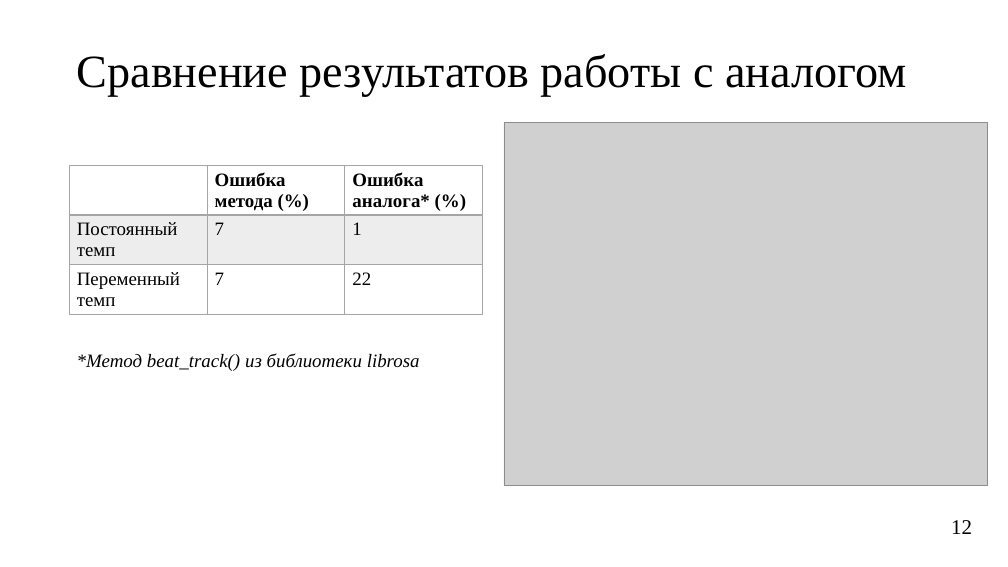
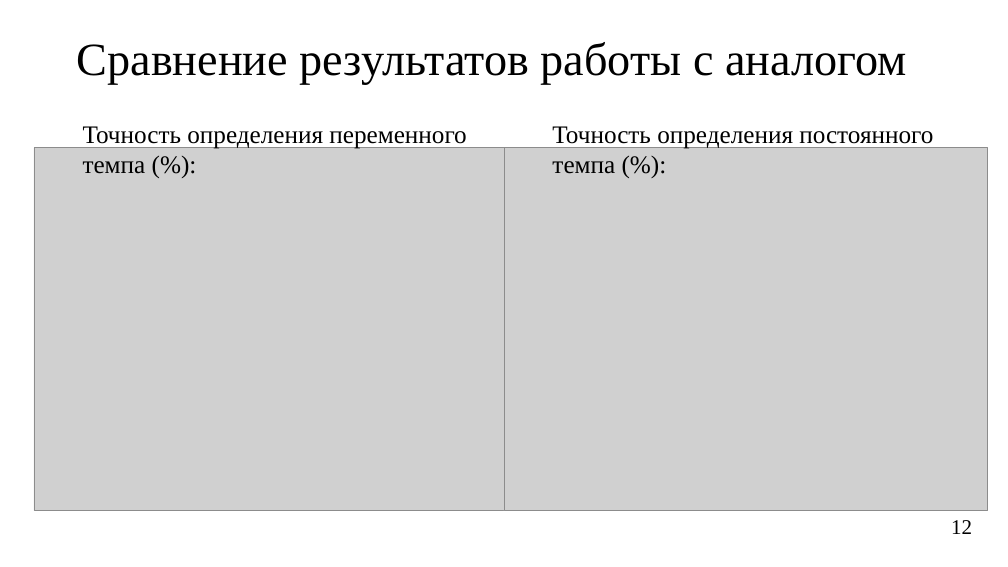
Before and after one commit to aavortep/bachelor_diploma, a slide deck: slide 12 of docs/presentation.pptx. Drawn at 1008x567 pixels with LibreOffice and Linux fonts; fonts in the diff are those of the drawing; grey boxes stand for pictures. Boxes give left, top, right and bottom in pixels: in the first picture for what was removed or moved away, otherwise in the second. Text is boxed around its words. In the diff, an @@ line names an element or a change of style, - is before the commit and + after.

```diff
--- a/docs/presentation.pptx
+++ b/docs/presentation.pptx
@@ title "Сравнение результатов работы с аналогом": place and size @@
-title "Сравнение результатов работы с аналогом" at [77,54,906,97]
+title "Сравнение результатов работы с аналогом" at [77,42,906,85]
@@ picture added at [34,148,518,511] @@
@@ text added at [83,126,466,174], 24 pt, text #000000 @@
+Точность определения переменного темпа (%):
@@ picture: place and size @@
-picture at [504,123,988,485]
+picture at [504,148,988,511]
@@ text added at [552,126,933,174], 24 pt, text #000000 @@
+Точность определения постоянного темпа (%):
@@ table removed at [70,166,482,324], 3 rows, 3 columns @@
- | Ошибка метода (%) | Ошибка аналога* (%)
-Постоянный темп | 7 | 1
-Переменный темп | 7 | 22
@@ text removed at [77,353,420,371] @@
-*Метод beat_track() из библиотеки librosa
```
Also in this commit, not shown: 4 other slides changed, 28 other files.
